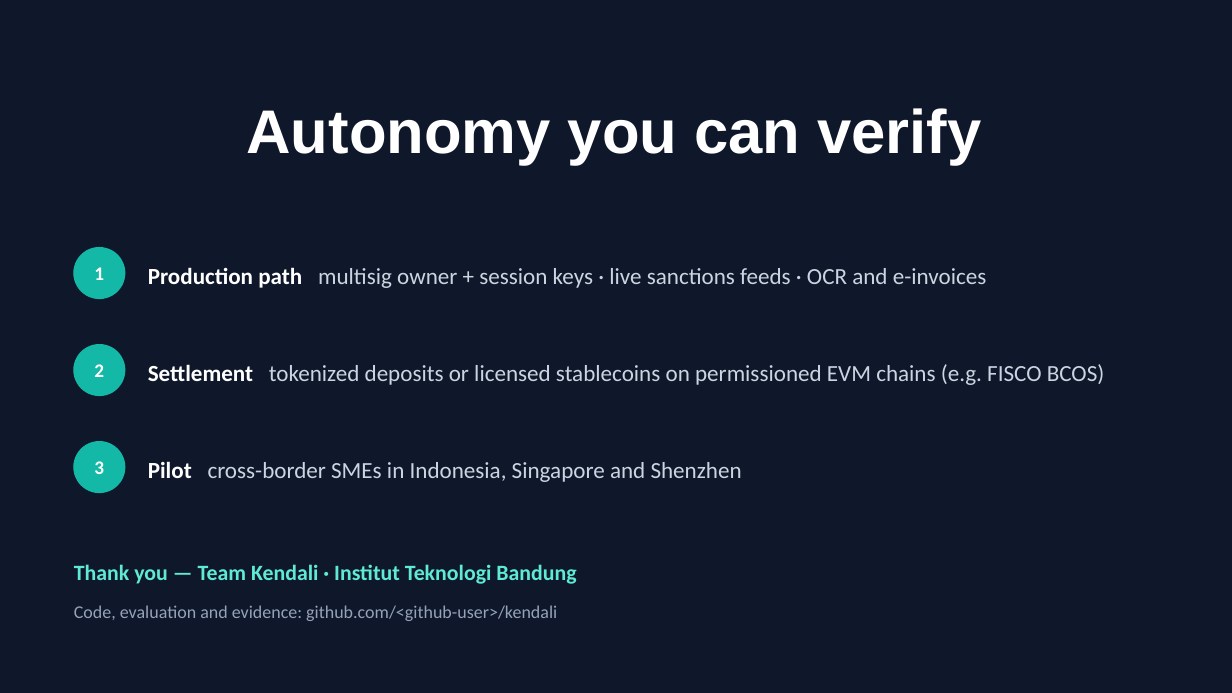
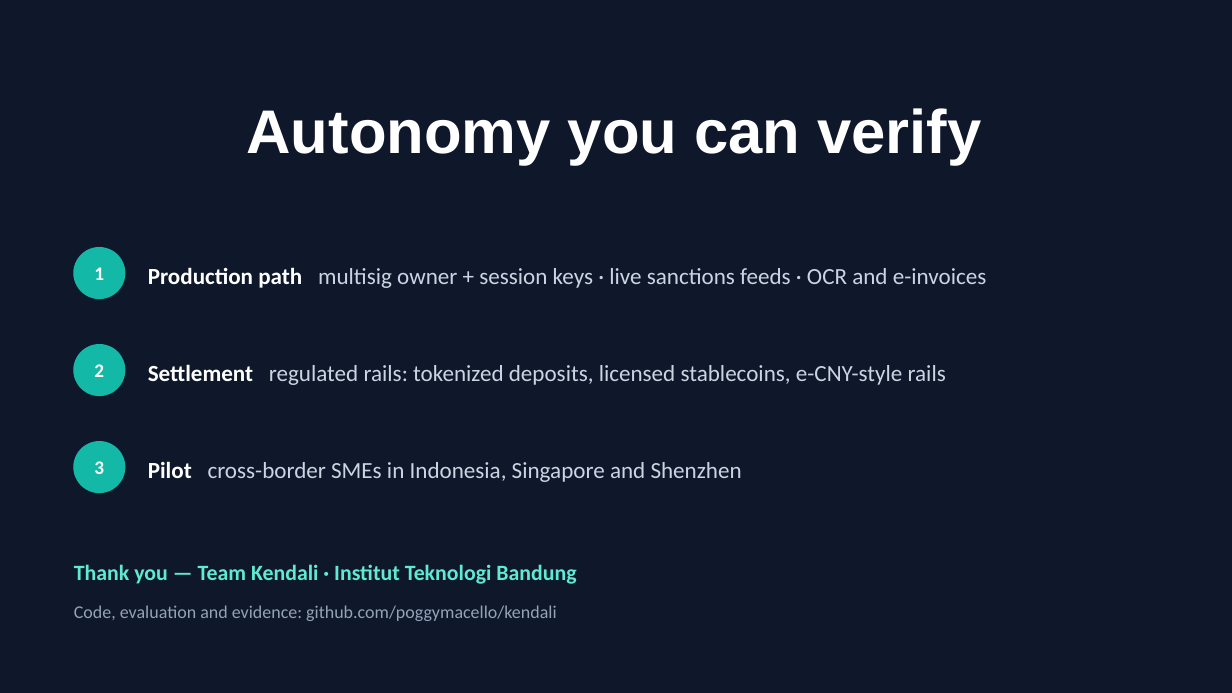
Before and after one commit to poggymacello/kendali, a slide deck: slide 13 of submission/Kendali_FinTechathon2026_Deck.pptx (slide 12 before the commit). Drawn at 1232x693 pixels with LibreOffice and Linux fonts; fonts in the diff are those of the drawing. Boxes give left, top, right and bottom in pixels: in the first picture for what was removed or moved away, otherwise in the second. Text is boxed around its words. In the diff, an @@ line names an element or a change of style, - is before the commit and + after.

```diff
--- a/submission/Kendali_FinTechathon2026_Deck.pptx
+++ b/submission/Kendali_FinTechathon2026_Deck.pptx
@@ text at (148,364,946,385): text changed @@
-Settlement tokenized deposits or licensed stablecoins on permissioned EVM chains (e.g. FISCO BCOS)
+Settlement regulated rails: tokenized deposits, licensed stablecoins, e-CNY-style rails
@@ text at (74,605,556,621): text changed @@
-Code, evaluation and evidence: github.com/<github-user>/kendali
+Code, evaluation and evidence: github.com/poggymacello/kendali
```
Also in this commit, not shown: 3 other slides changed, 1 slide added, 29 other files.
